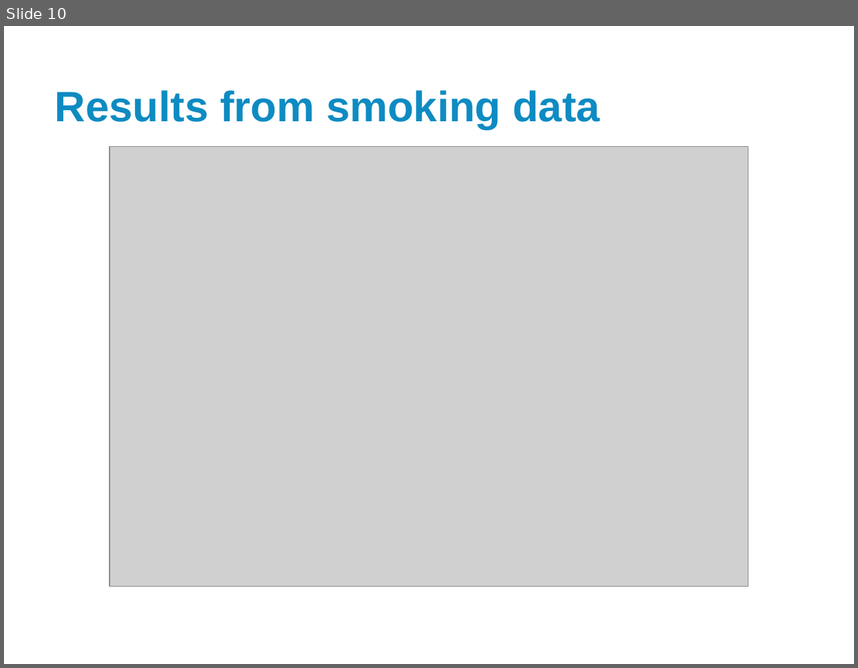
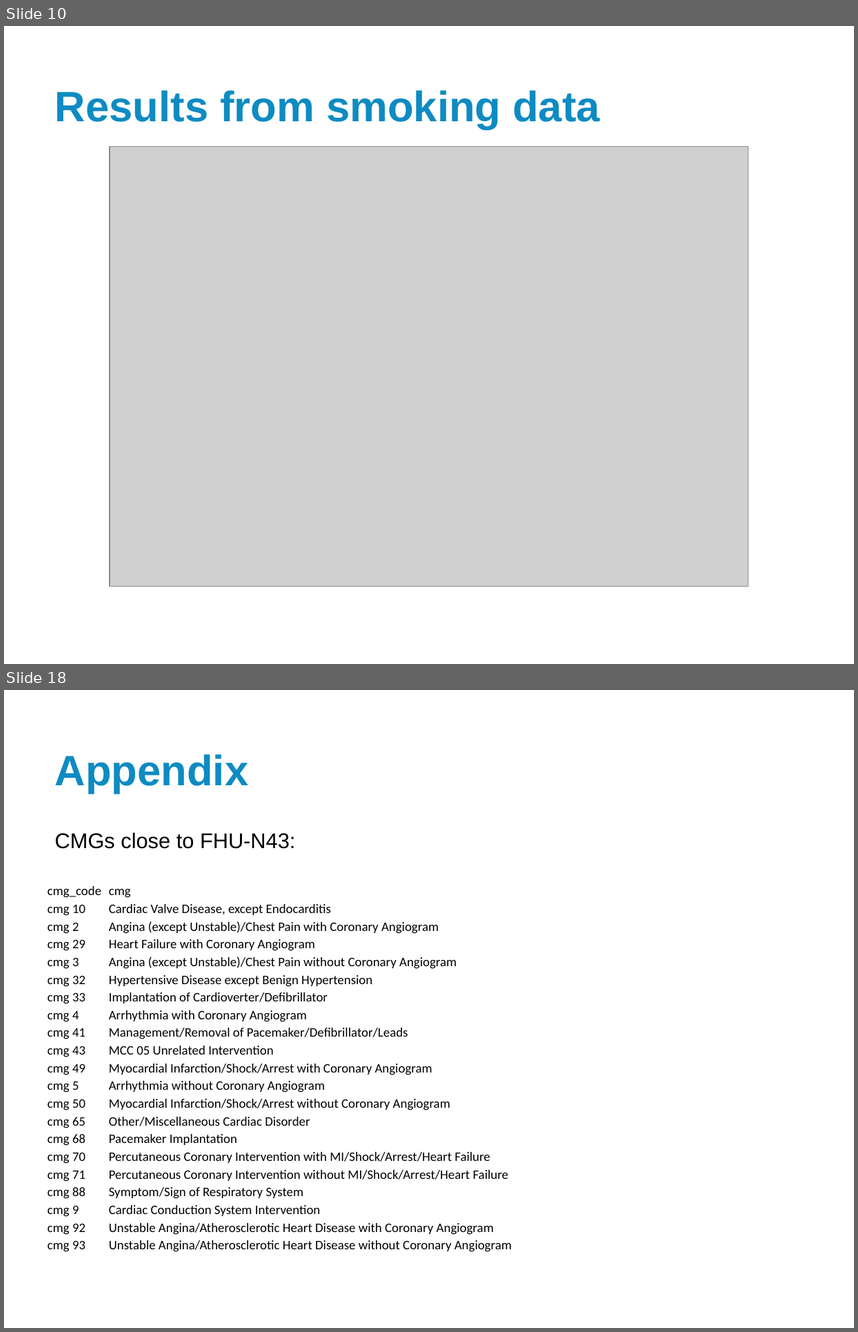
Before and after one commit to nayefahmad/2017.09.21-Exploring-correspondence-analysis, a slide deck: results/2017-09-22_Correspondence-analysis-for-nursing-unit-similarity.pptx. Shown one above the other, each under a label of ours: slide 10 before the commit, slides 10 and 18 after it; the slides between them are not shown. The pictures are 858x668 and 858x1332 pixels, drawn with LibreOffice and Linux fonts; fonts in the diff are those of the drawing; grey boxes stand for pictures; background and template pictures are left out. Boxes give left, top, right and bottom in pixels: in the first picture for what was removed or moved away, otherwise in the second. Text is boxed around its words. In the diff, an @@ line names an element or a change of style, - is before the commit and + after.

```diff
--- a/results/2017-09-22_Correspondence-analysis-for-nursing-unit-similarity.pptx
+++ b/results/2017-09-22_Correspondence-analysis-for-nursing-unit-similarity.pptx
@@ slide 18 added at bbox=[4, 690, 854, 1328], background #FFFFFF @@
@@ title added at bbox=[55, 754, 248, 793], 36 pt, text #0E8BC2, bold @@
+Appendix
@@ text added at bbox=[55, 832, 295, 849], 18 pt, text #000000 @@
+CMGs close to FHU-N43:
@@ table added at bbox=[47, 881, 543, 1254], 21 rows, 2 columns @@
+cmg_code | cmg
+cmg 10 | Cardiac Valve Disease, except Endocarditis
+cmg 2 | Angina (except Unstable)/Chest Pain with Coronary Angiogram
+cmg 29 | Heart Failure with Coronary Angiogram
+cmg 3 | Angina (except Unstable)/Chest Pain without Coronary Angiogram
+cmg 32 | Hypertensive Disease except Benign Hypertension
+cmg 33 | Implantation of Cardioverter/Defibrillator
+cmg 4 | Arrhythmia with Coronary Angiogram
+cmg 41 | Management/Removal of Pacemaker/Defibrillator/Leads
+cmg 43 | MCC 05 Unrelated Intervention
+cmg 49 | Myocardial Infarction/Shock/Arrest with Coronary Angiogram
+cmg 5 | Arrhythmia without Coronary Angiogram
+cmg 50 | Myocardial Infarction/Shock/Arrest without Coronary Angiogram
+cmg 65 | Other/Miscellaneous Cardiac Disorder
+cmg 68 | Pacemaker Implantation
+cmg 70 | Percutaneous Coronary Intervention with MI/Shock/Arrest/Heart Failure
+cmg 71 | Percutaneous Coronary Intervention without MI/Shock/Arrest/Heart Failure
+cmg 88 | Symptom/Sign of Respiratory System
+cmg 9 | Cardiac Conduction System Intervention
+cmg 92 | Unstable Angina/Atherosclerotic Heart Disease with Coronary Angiogram
+cmg 93 | Unstable Angina/Atherosclerotic Heart Disease without Coronary Angiogram
```
Also in this commit, not shown: 3 slides changed, 9 other slides added, 7 slides removed.
